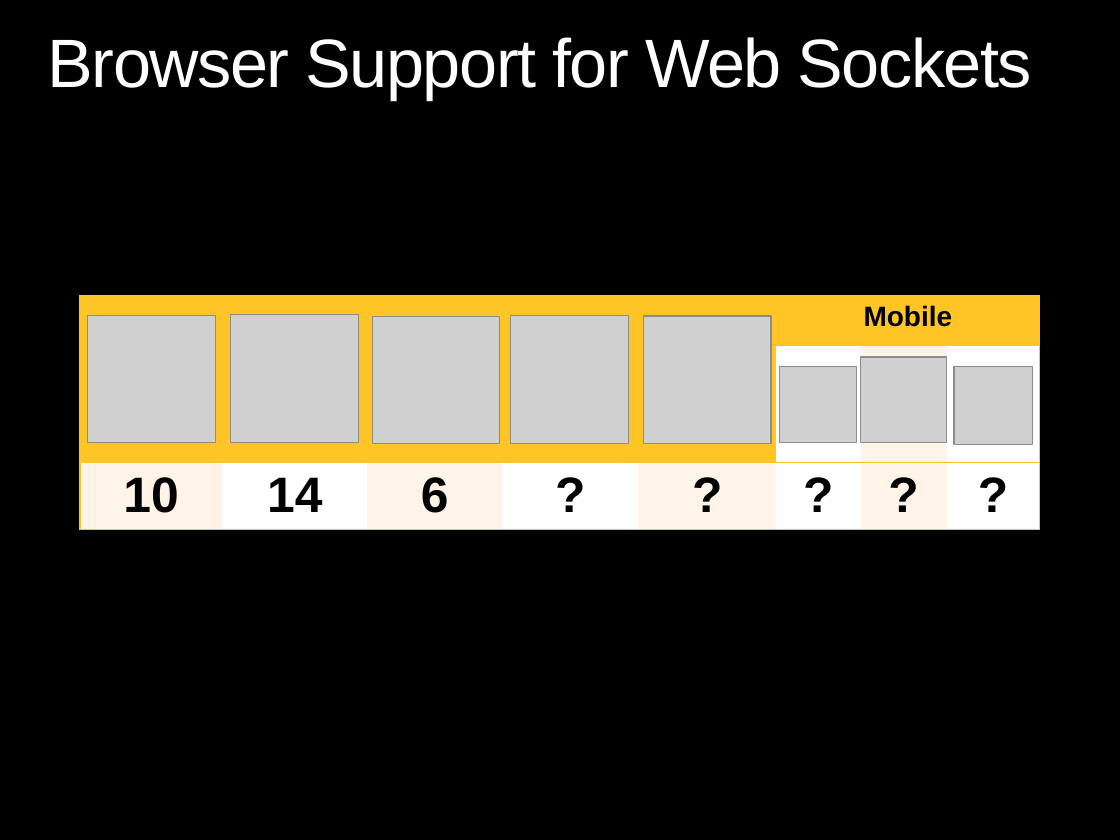
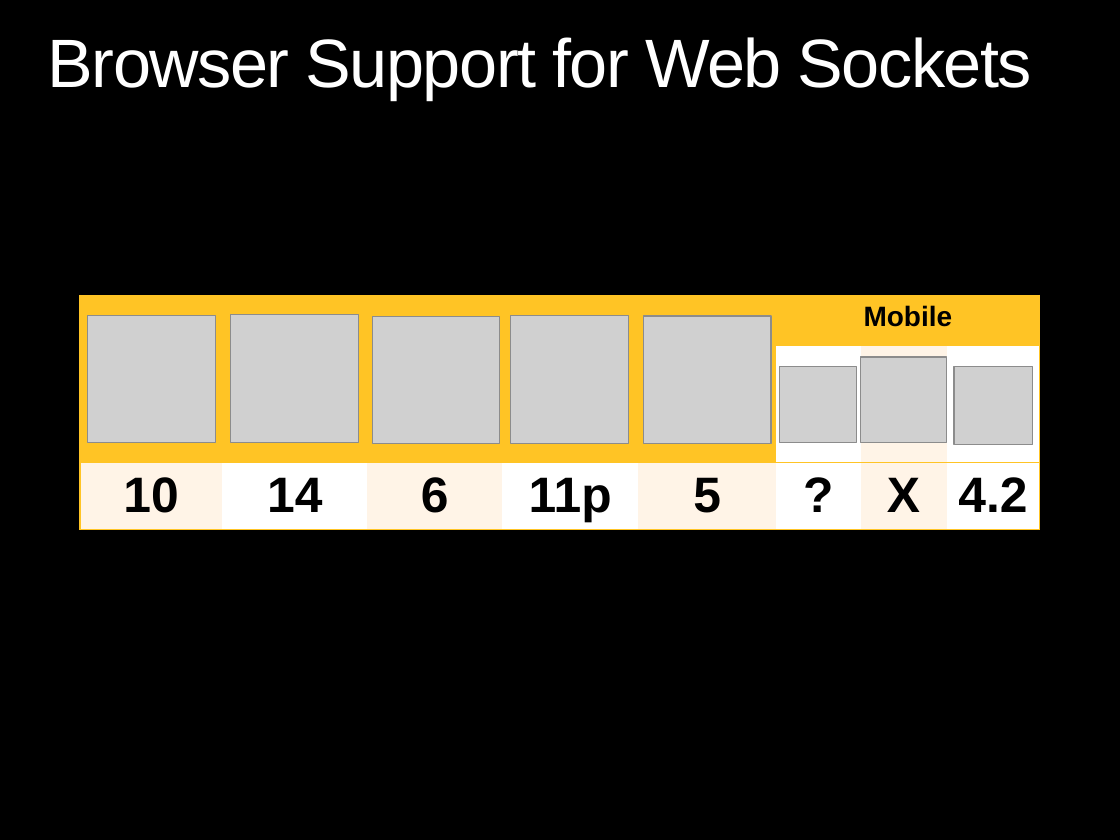
Before and after one commit to theClarkSell/HTML5-Compiler, a slide deck: slide 17 of 4-JavaScript API/JavaScript APIs.pptx (slide 16 before the commit). Drawn at 1120x840 pixels with LibreOffice and Linux fonts; fonts in the diff are those of the drawing; grey boxes stand for pictures; background and template pictures are left out. Boxes give left, top, right and bottom in pixels: in the first picture for what was removed or moved away, otherwise in the second. Text is boxed around its words. In the diff, an @@ line names an element or a change of style, - is before the commit and + after.

```diff
--- a/4-JavaScript API/JavaScript APIs.pptx
+++ b/4-JavaScript API/JavaScript APIs.pptx
@@ table at [80,296,1039,533] @@
-row 3: 10 | 14 | 6 | ? | ? | ? | ? | ?
+row 3: 10 | 14 | 6 | 11p | 5 | ? | X | 4.2
```
Also in this commit, not shown: 5 other slides changed, 1 slide added, 1 other file.
